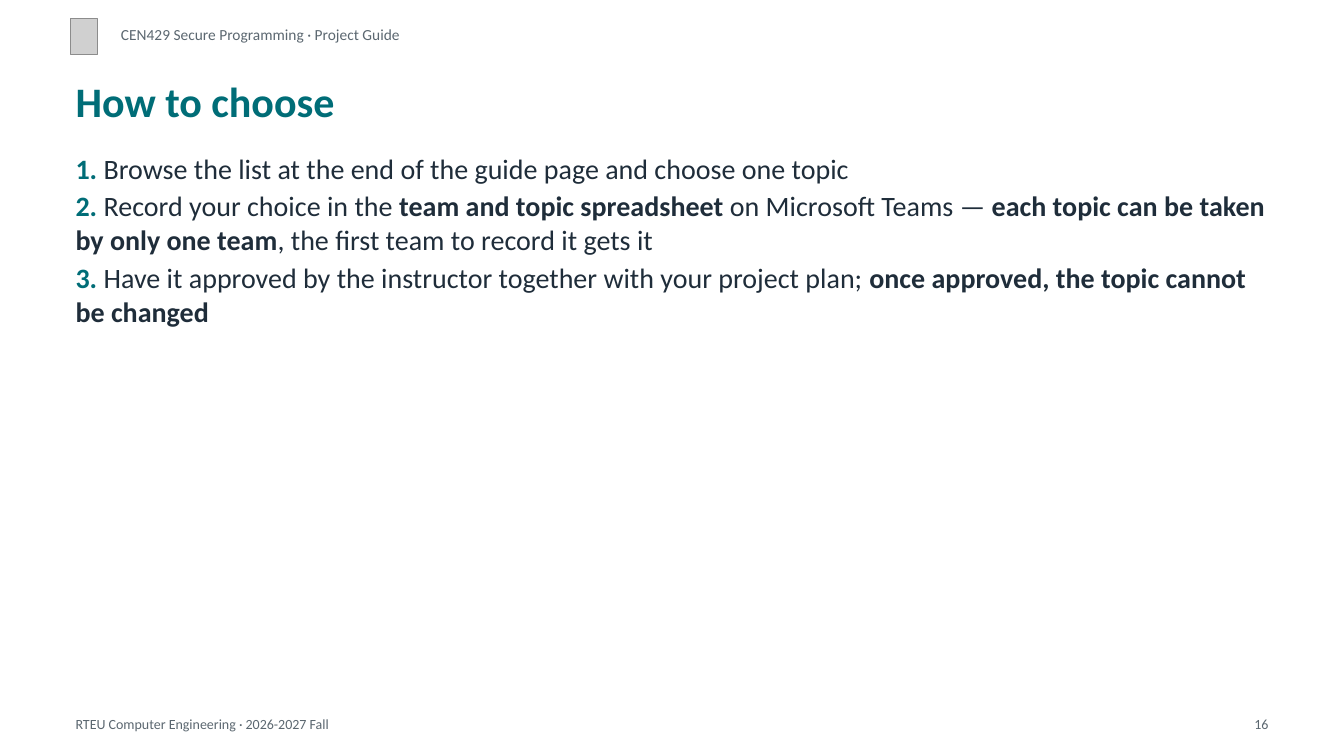
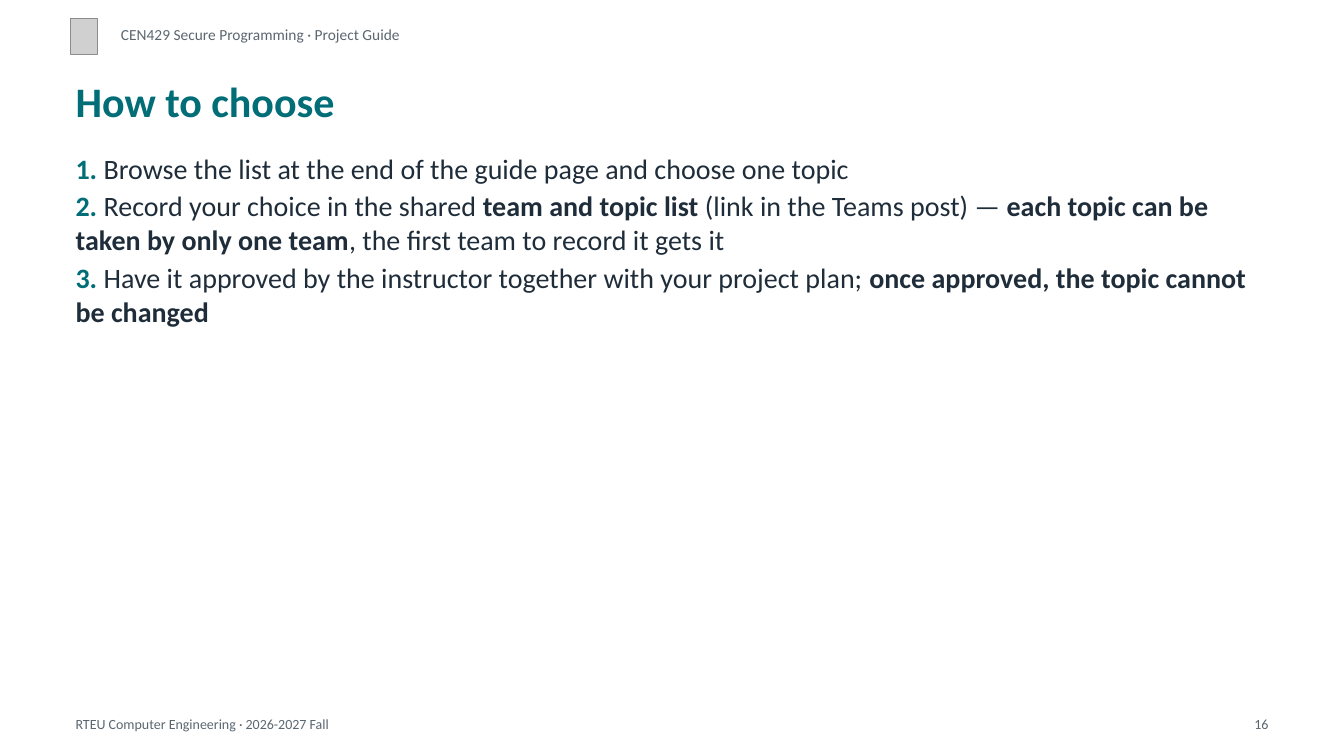
Before and after one commit to ucoruh/cen429-secure-programming, a slide deck: slide 16 of docs/project-guide/cen429-proje-rehberi-sunum.en.pptx. Drawn at 1344x756 pixels with LibreOffice and Linux fonts; fonts in the diff are those of the drawing; grey boxes stand for pictures. Boxes give left, top, right and bottom in pixels: in the first picture for what was removed or moved away, otherwise in the second. Text is boxed around its words. In the diff, an @@ line names an element or a change of style, - is before the commit and + after.

```diff
--- a/docs/project-guide/cen429-proje-rehberi-sunum.en.pptx
+++ b/docs/project-guide/cen429-proje-rehberi-sunum.en.pptx
@@ text at bbox=[76, 195, 1208, 255]: text changed @@
-2. Record your choice in the team and topic spreadsheet on Microsoft Teams — each topic can be taken by only one team, the first team to record it gets it
+2. Record your choice in the shared team and topic list (link in the Teams post) — each topic can be taken by only one team, the first team to record it gets it
```
Also in this commit, not shown: 2 other slides changed, 27 other files.
